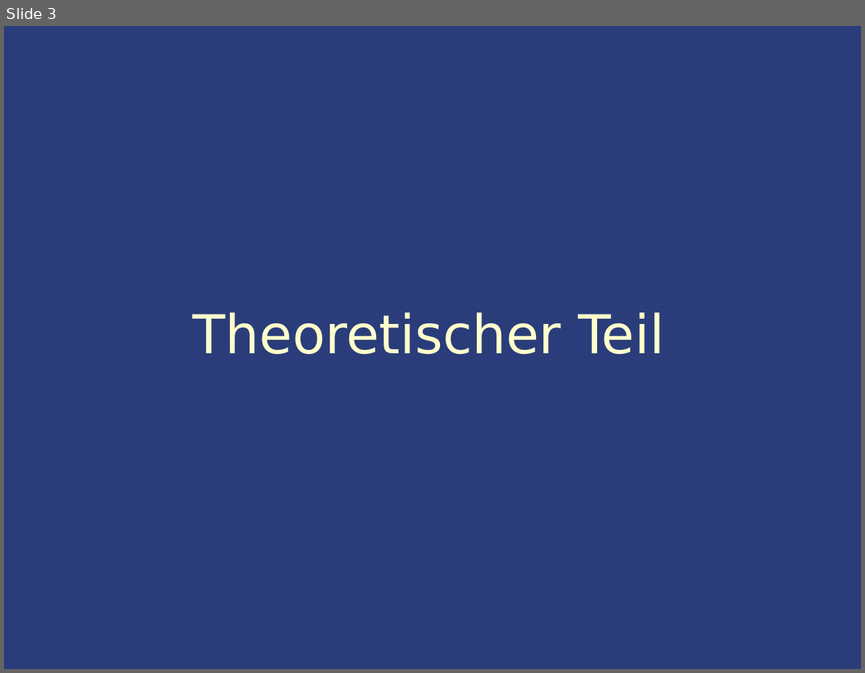
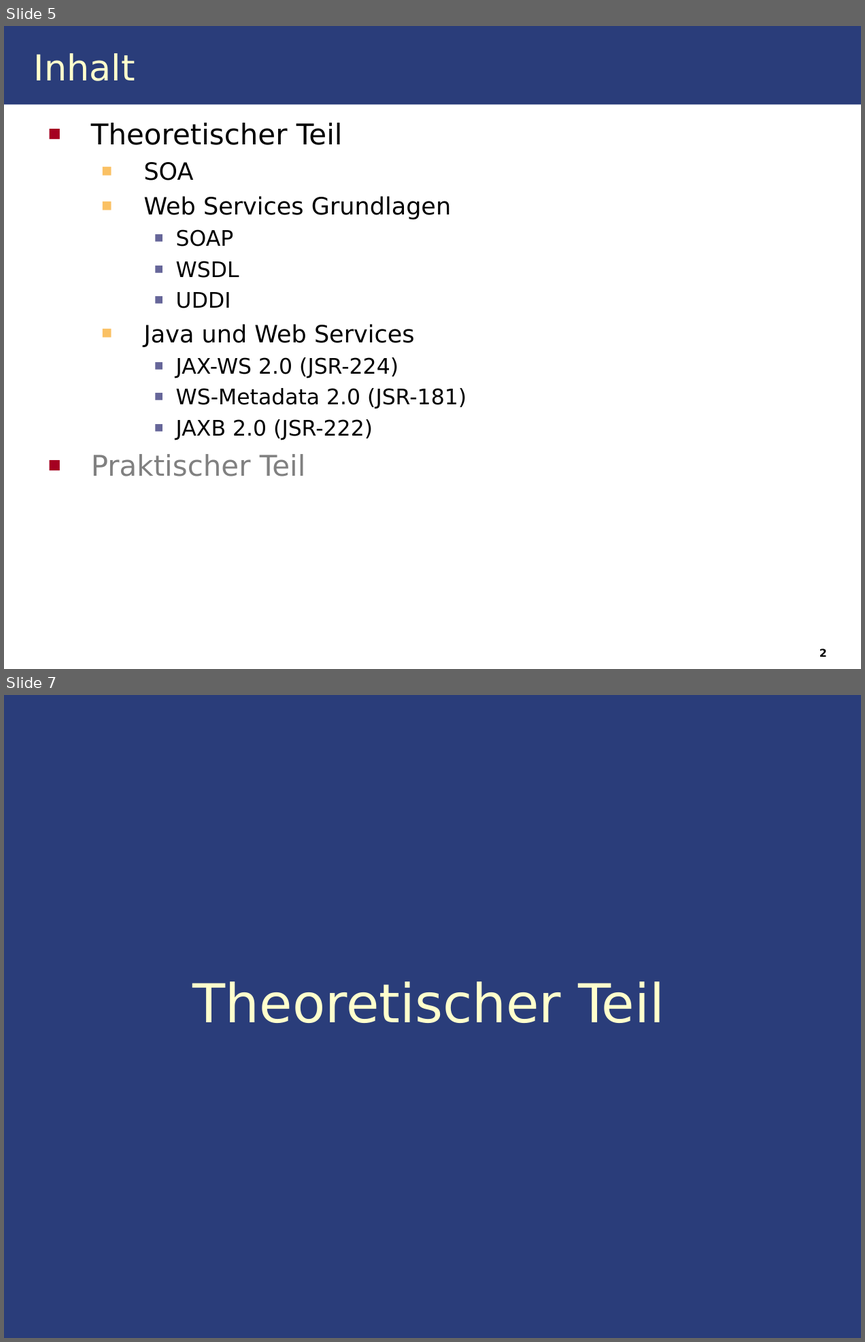
Before and after one commit to IAAS/decidr, a slide deck: seminars/rr/presentation/Web_Services.odp. Shown one above the other, each under a label of ours: slide 3 before the commit, slides 5 and 7 after it; the slides between them are not shown. The pictures are 865x673 and 865x1342 pixels, drawn with LibreOffice and Linux fonts; fonts in the diff are those of the drawing. Boxes give left, top, right and bottom in pixels: in the first picture for what was removed or moved away, otherwise in the second. Text is boxed around its words. In the diff, an @@ line names an element or a change of style, - is before the commit and + after.

```diff
--- a/seminars/rr/presentation/Web_Services.odp
+++ b/seminars/rr/presentation/Web_Services.odp
@@ slide 5 added at box(4, 26, 861, 669), background #FFFFFF @@
@@ rectangle added at box(4, 26, 861, 105), fill #2A3D7A @@
@@ text added at box(34, 53, 135, 81), 30 pt, text #FFFFCC @@
+Inhalt
@@ text added at box(91, 123, 466, 476), 18 pt, text #000000 @@
+■ Theoretischer Teil
+  ■ SOA
+  ■ Web Services Grundlagen
+    ■ SOAP
+    ■ WSDL
+    ■ UDDI
+  ■ Java und Web Services
+    ■ JAX-WS 2.0 (JSR-224)
+    ■ WS-Metadata 2.0 (JSR-181)
+    ■ JAXB 2.0 (JSR-222)
+■ Praktischer Teil
@@ text added at box(819, 648, 827, 656), 9 pt, text #000000, bold @@
+2
@@ what was slide 3 is now slide 7 @@
```
Also in this commit, not shown: 8 slides changed, 6 other slides added, 1 other file.
